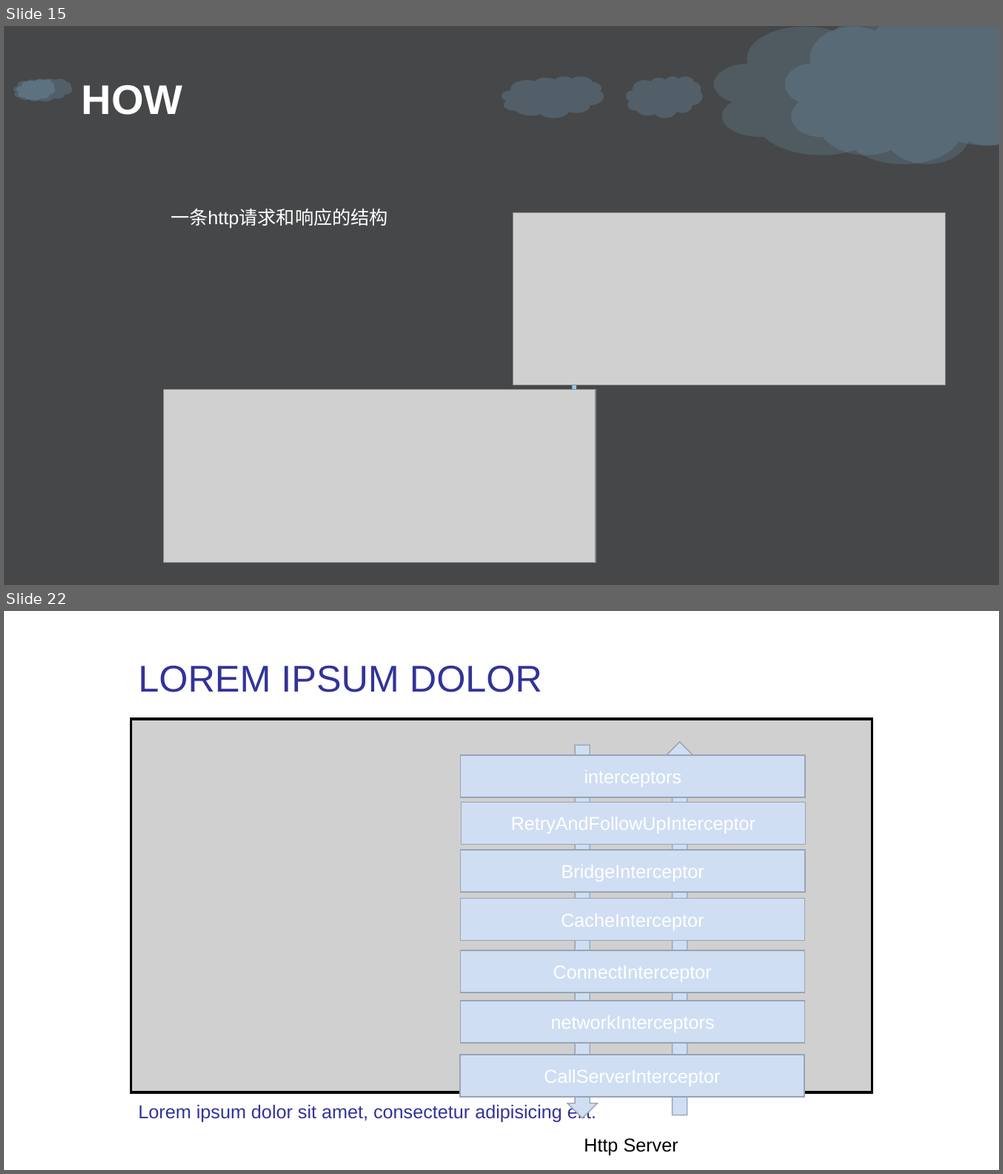
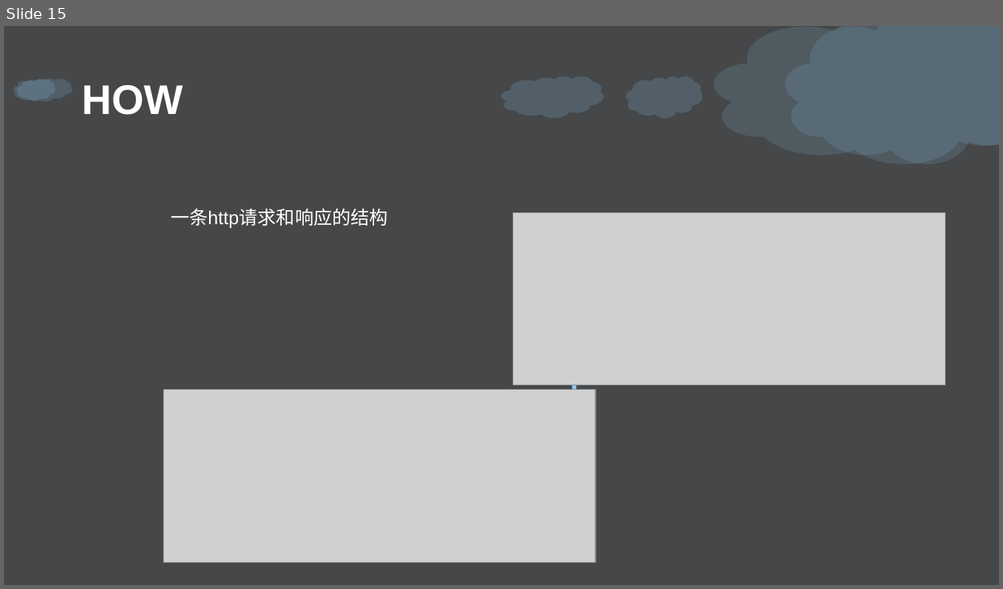
Before and after one commit to daisongsong1991/ppt, a slide deck: net_ppt.pptx. Shown one above the other, each under a label of ours: slides 15 and 22 before the commit, slide 15 after it; the slides between them are not shown. The pictures are 1003x1174 and 1003x589 pixels, drawn with LibreOffice and Linux fonts; fonts in the diff are those of the drawing; grey boxes stand for pictures; background and template pictures are left out. Boxes give left, top, right and bottom in pixels: in the first picture for what was removed or moved away, otherwise in the second. Text is boxed around its words. In the diff, an @@ line names an element or a change of style, - is before the commit and + after.

```diff
--- a/net_ppt.pptx
+++ b/net_ppt.pptx
@@ slide 22 removed at (4,611,999,1170), background #FFFFFF @@
@@ text removed at (138,666,542,692) @@
-LOREM IPSUM DOLOR
@@ picture removed at (131,719,872,1093) @@
@@ down arrow removed at (664,742,694,1116) @@
@@ rectangle removed at (461,756,805,798) @@
@@ down arrow removed at (567,745,597,1119) @@
@@ rectangle removed at (461,802,805,845) @@
@@ rectangle removed at (461,850,805,892) @@
@@ rectangle removed at (460,899,805,942) @@
@@ rectangle removed at (460,951,805,993) @@
@@ rectangle removed at (461,1001,805,1044) @@
@@ rectangle removed at (460,1055,805,1097) @@
@@ text removed at (138,1103,596,1122) @@
-Lorem ipsum dolor sit amet, consectetur adipisicing elit.
@@ text removed at (583,1139,678,1156) @@
-Http Server
```
Also in this commit, not shown: 16 slides changed, 5 slides added, 3 other slides removed.
